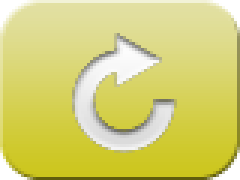
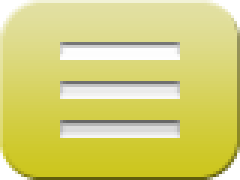
Layered file, before and after one edit (240 x 180). Changes by layer:
showed "Color Fill 3" over [60, 42, 180, 138]
hid "Vector Smart Object" (1st of 2) over [72, 33, 177, 153]
